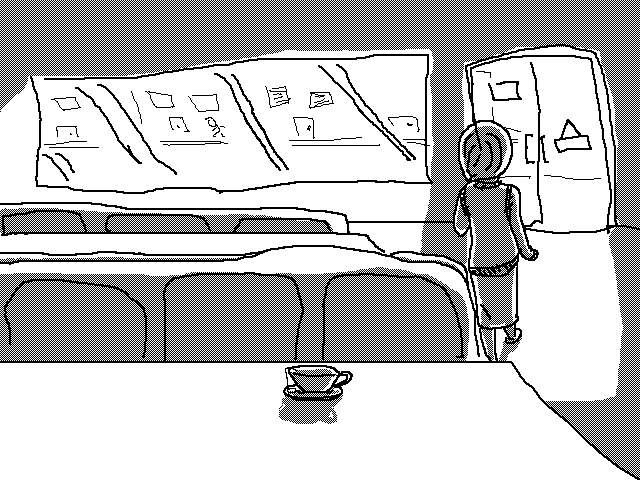
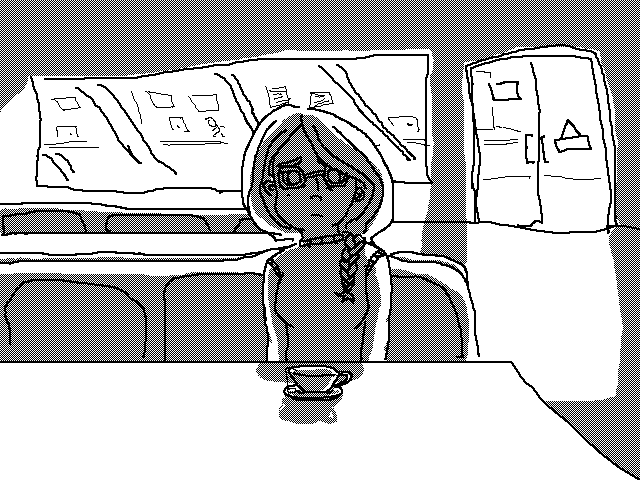
Comparing the layer stacks of the two 640×480 images. Changes:
painted on "Layer 3" over [241, 104, 539, 383]
painted on "Layer 2" over [241, 104, 539, 383]
painted on "table-shadow" over [241, 104, 539, 383]
painted on "Layer 5" over [241, 104, 539, 383]
painted on "Layer 1" (1st of 2, in "amiga") over [241, 104, 539, 383]
painted on "Layer 5(pasted)" over [241, 104, 539, 383]
painted on "table" over [241, 104, 539, 383]
painted on "Layer 6" over [241, 104, 539, 383]
painted on "Layer 1" (2nd of 2, in "bg") over [241, 104, 539, 383]
